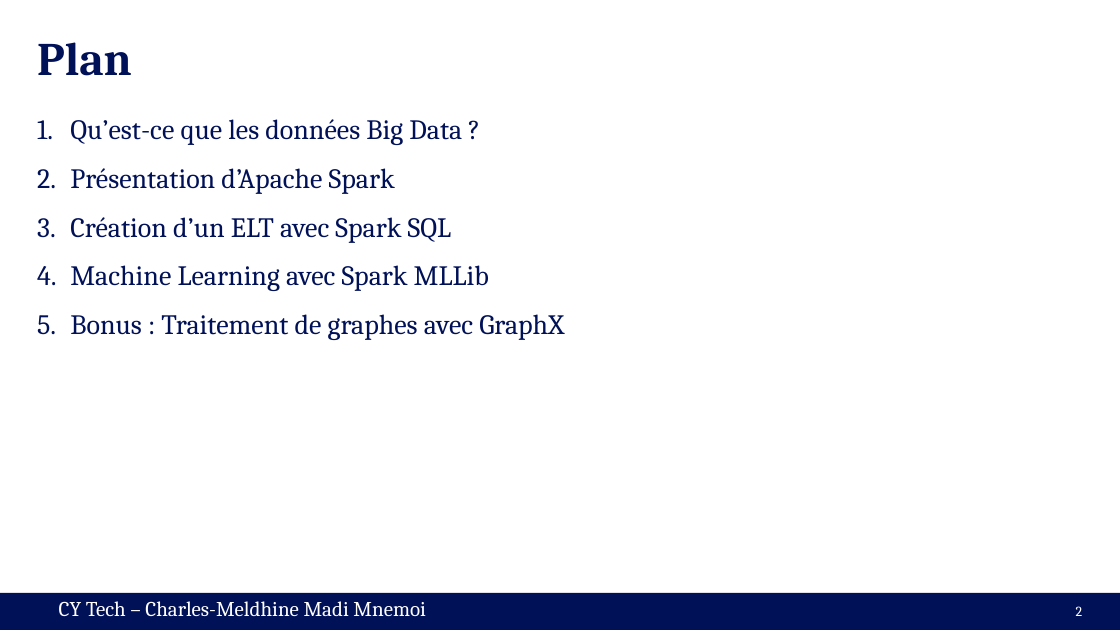
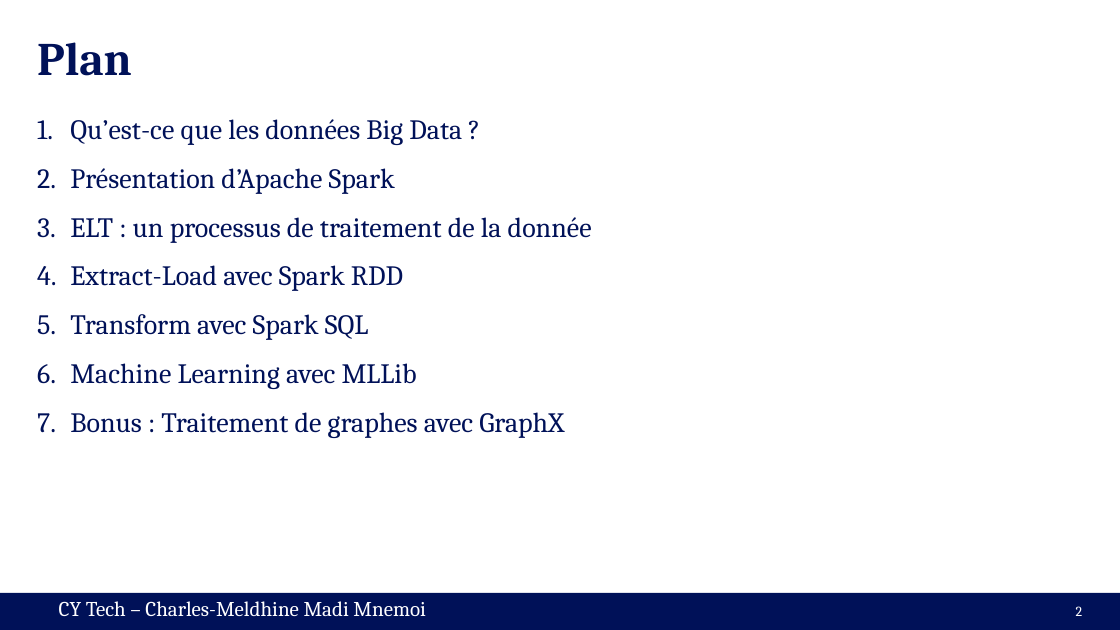
Before and after one commit to cmnemoi/cytech_sparks, a slide deck: slide 2 of presentation.pptx. Drawn at 1120x630 pixels with LibreOffice and Linux fonts; fonts in the diff are those of the drawing. Boxes give left, top, right and bottom in pixels: in the first picture for what was removed or moved away, otherwise in the second. Text is boxed around its words. In the diff, an @@ line names an element or a change of style, - is before the commit and + after.

```diff
--- a/presentation.pptx
+++ b/presentation.pptx
@@ text at (70, 217, 592, 389): text changed @@
-3. Création d’un ELT avec Spark SQL
-4. Machine Learning avec Spark MLLib
+3. ELT : un processus de traitement de la donnée
+4. Extract-Load avec Spark RDD
+5. Transform avec Spark SQL
+6. Machine Learning avec MLLib
```
Also in this commit, not shown: 5 other slides changed, 1 slide added.
